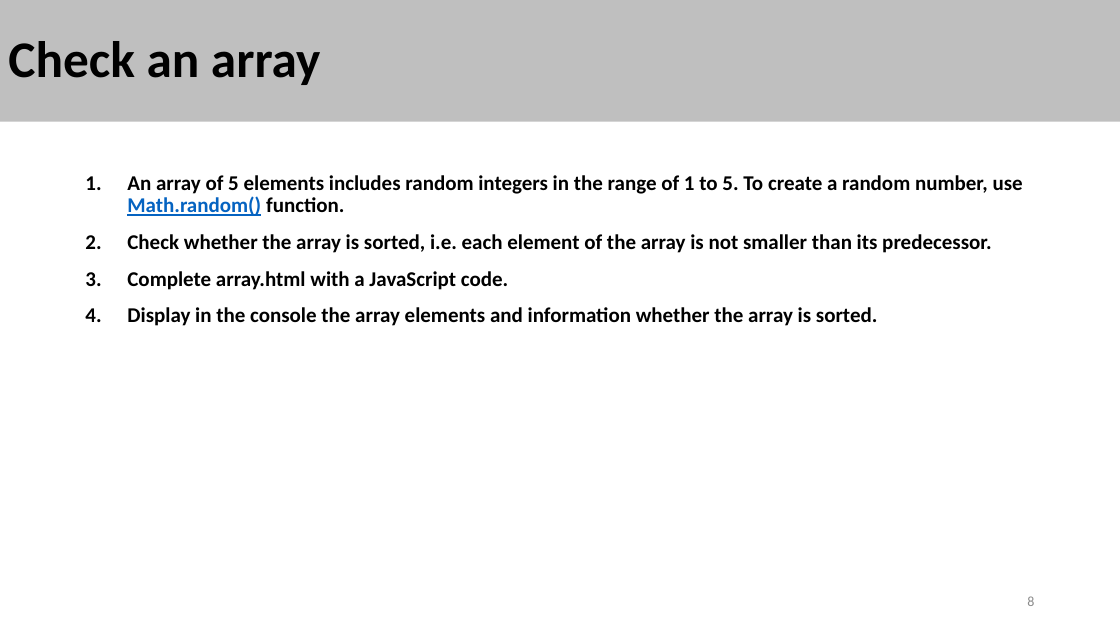
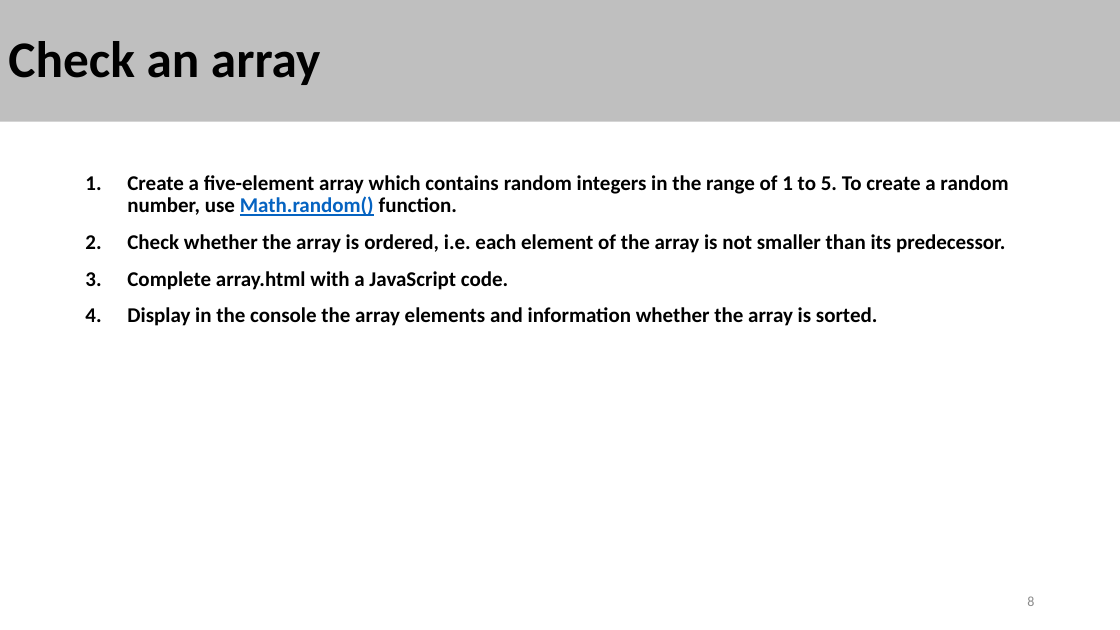
Before and after one commit to youaresoroman/edi, a slide deck: slide 8 of 03-WebTechnologies/Excercises.pptx. Drawn at 1120x630 pixels with LibreOffice and Linux fonts; fonts in the diff are those of the drawing. Boxes give left, top, right and bottom in pixels: in the first picture for what was removed or moved away, otherwise in the second. Text is boxed around its words. In the diff, an @@ line names an element or a change of style, - is before the commit and + after.

```diff
--- a/03-WebTechnologies/Excercises.pptx
+++ b/03-WebTechnologies/Excercises.pptx
@@ text at (x1=127, y1=175, x2=1008, y2=253): text changed @@
-1. An array of 5 elements includes random integers in the range of 1 to 5. To create a random number, use Math.random() function.
-2. Check whether the array is sorted, i.e. each element of the array is not smaller than its predecessor.
+1. Create a five-element array which contains random integers in the range of 1 to 5. To create a random number, use Math.random() function.
+2. Check whether the array is ordered, i.e. each element of the array is not smaller than its predecessor.
```
Also in this commit, not shown: 6 other files.
